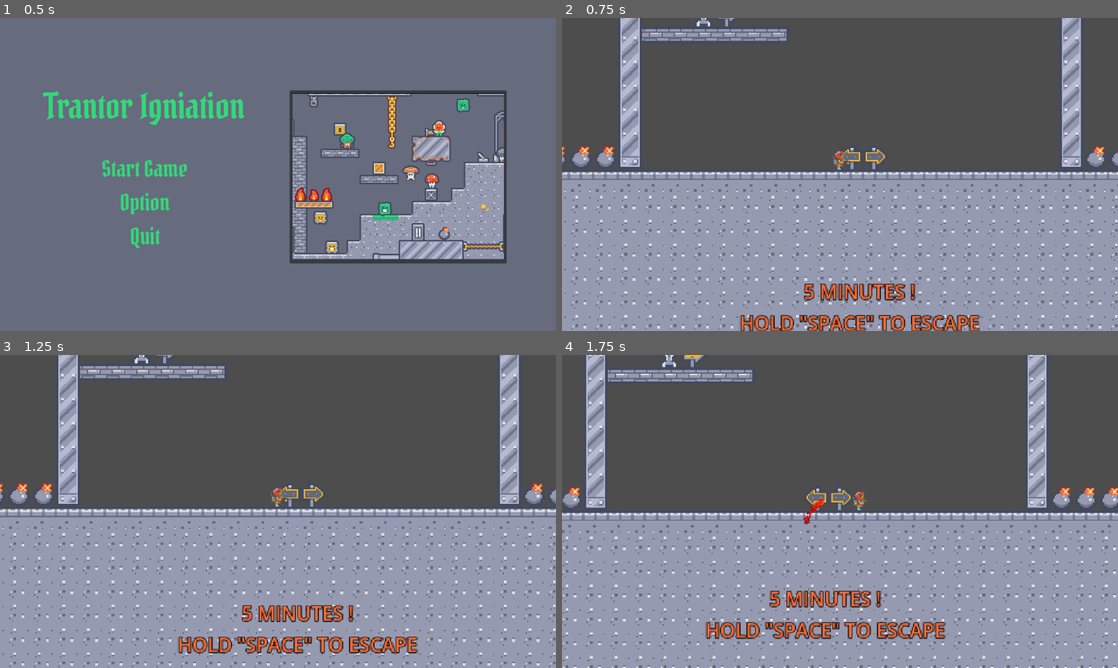
Above: before the commit, frames 1-4 (two rows, left to right).
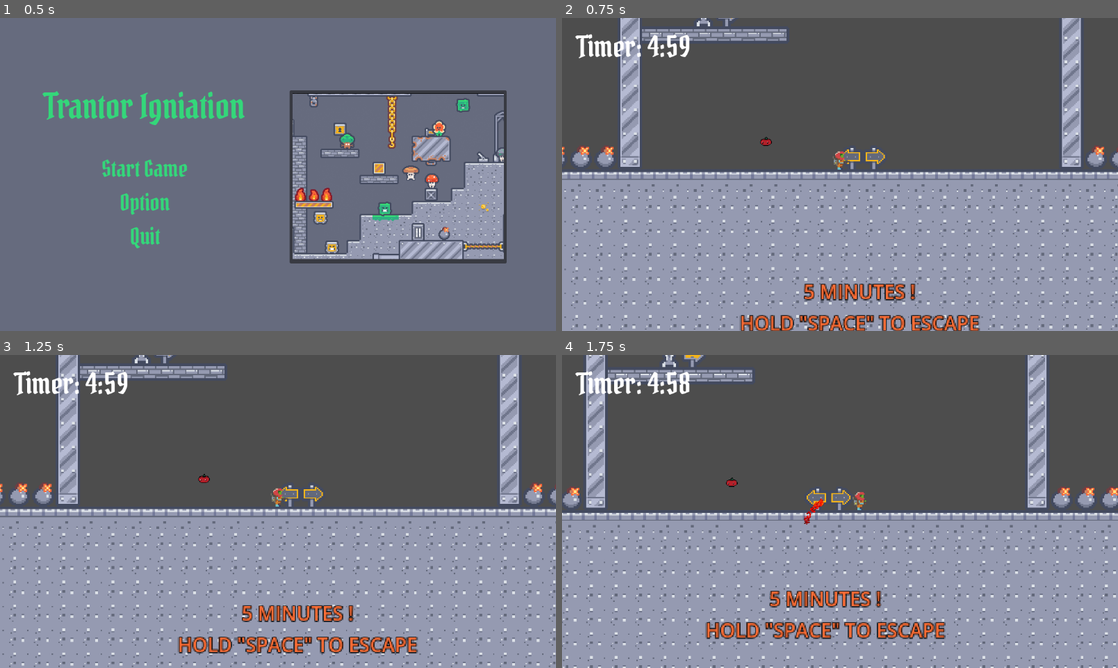
Above: after the commit, the same moments.

Repository: Kerwanc/TrantorIgniation
Game: Godot game, scene res://scenes/main_menu.tscn
The game is run twice, just before and just after one commit, with the same random seed, the same clock (stepped at 60 frames per second) and the same inputs.
Inputs:
- Up to frame 1 (0.5 s): no input
- Up to frame 2 (0.75 s): click "Start Game" at 0.5 s
- Up to frame 3 (1.25 s): no input
- Up to frame 4 (1.75 s): tap Enter (ui_accept) at 1.25, 1.52 s; hold Right (ui_right) from 1.28 s (still down)

Frame 1 is identical in both runs. In frame 2, 0.7% of the frame differs, in the area x 2-38%, y 5-41%; in frame 3, 0.7%; in frame 4, 0.7%, in the area x 2-32%, y 5-43%.

Commit message:
feat(gui): convert time into minutes

Diff:
--- a/scenes/game.tscn
+++ b/scenes/game.tscn
@@ -1,7 +1,9 @@
 [gd_scene format=3 uid="uid://bnxbvi8rf2gmg"]
 
 [ext_resource type="PackedScene" uid="uid://d1os6mj3sfvt" path="res://scenes/player.tscn" id="1_uwrxv"]
-[ext_resource type="PackedScene" uid="uid://cn8wiigbbyo1h" path="res://firstFloor.tscn" id="3_lbhrr"]
+[ext_resource type="PackedScene" path="res://firstFloor.tscn" id="3_lbhrr"]
+[ext_resource type="PackedScene" uid="uid://cqhufwfymer6c" path="res://scenes/in_game_ui.tscn" id="4_iywne"]
+[ext_resource type="PackedScene" uid="uid://cicy4hjfwkpmg" path="res://scenes/tomato.tscn" id="4_lbhrr"]
 
 [node name="Game" type="Node2D" unique_id=2020110931]
 position = Vector2(1, 0)
@@ -11,3 +13,12 @@
 
 [node name="Player" parent="." unique_id=1328390747 instance=ExtResource("1_uwrxv")]
 position = Vector2(-6, 211)
+
+[node name="tomato" parent="." unique_id=2130285749 instance=ExtResource("4_lbhrr")]
+position = Vector2(-67, 184)
+
+[node name="CanvasLayer" type="CanvasLayer" parent="." unique_id=1326252445]
+
+[node name="inGameUI" parent="CanvasLayer" unique_id=1154138203 instance=ExtResource("4_iywne")]
+offset_left = 1.0
+offset_right = 1.0
--- /dev/null
+++ b/scenes/in_game_ui.tscn
@@ -0,0 +1,39 @@
+[gd_scene format=3 uid="uid://cqhufwfymer6c"]
+
+[ext_resource type="Script" uid="uid://dhb7ucjivrakh" path="res://scripts/game_manager.gd" id="1_fnge6"]
+[ext_resource type="FontFile" uid="uid://b2krdh840t31a" path="res://assets/Fonts/Pirata_One/PirataOne-Regular.ttf" id="1_kplmn"]
+
+[sub_resource type="Theme" id="Theme_fnge6"]
+
+[node name="inGameUI" type="Control" unique_id=1154138203]
+layout_mode = 3
+anchors_preset = 15
+anchor_right = 1.0
+anchor_bottom = 1.0
+grow_horizontal = 2
+grow_vertical = 2
+script = ExtResource("1_fnge6")
+
+[node name="MarginContainer" type="MarginContainer" parent="." unique_id=130800495]
+layout_mode = 1
+anchors_preset = 15
+anchor_right = 1.0
+anchor_bottom = 1.0
+grow_horizontal = 2
+grow_vertical = 2
+
+[node name="TimerLabel" type="Label" parent="." unique_id=1535898487]
+layout_mode = 0
+offset_left = 30.0
+offset_top = 20.0
+offset_right = 165.0
+offset_bottom = 98.0
+theme = SubResource("Theme_fnge6")
+theme_override_fonts/font = ExtResource("1_kplmn")
+theme_override_font_sizes/font_size = 60
+text = "Timer:"
+
+[node name="Timer" type="Timer" parent="." unique_id=1829391224]
+process_callback = 0
+wait_time = 300.0
+one_shot = true
--- a/scripts/game_manager.gd
+++ b/scripts/game_manager.gd
@@ -1,11 +1,28 @@
 extends Node
 
 @onready var timer_label: Label = $TimerLabel
+var timer: float = 300
+var timer_ended: bool = false
+
+func format_time(time: float) -> String:
+	var min: int = time / 60
+	var sec: String = str(time - min * 60).pad_decimals(0)
+	if sec.length() < 2:
+		sec = "0" + sec
+	return str(min) + ":" + sec
 
 # Called when the node enters the scene tree for the first time.
 func _ready() -> void:
-	$Timer.start()
+	pass
+
+func time_skip(delay: float) -> void:
+	timer -= delay
 
 # Called every frame. 'delta' is the elapsed time since the previous frame.
 func _process(delta: float) -> void:
-	timer_label.text = "Timer: " + str($Timer.time_left).pad_decimals(0)
+	if (timer_ended == false):
+			timer -= delta
+	if (timer <= 0):
+		timer = 0
+		timer_ended = true
+	timer_label.text = "Timer: " + format_time(timer)
